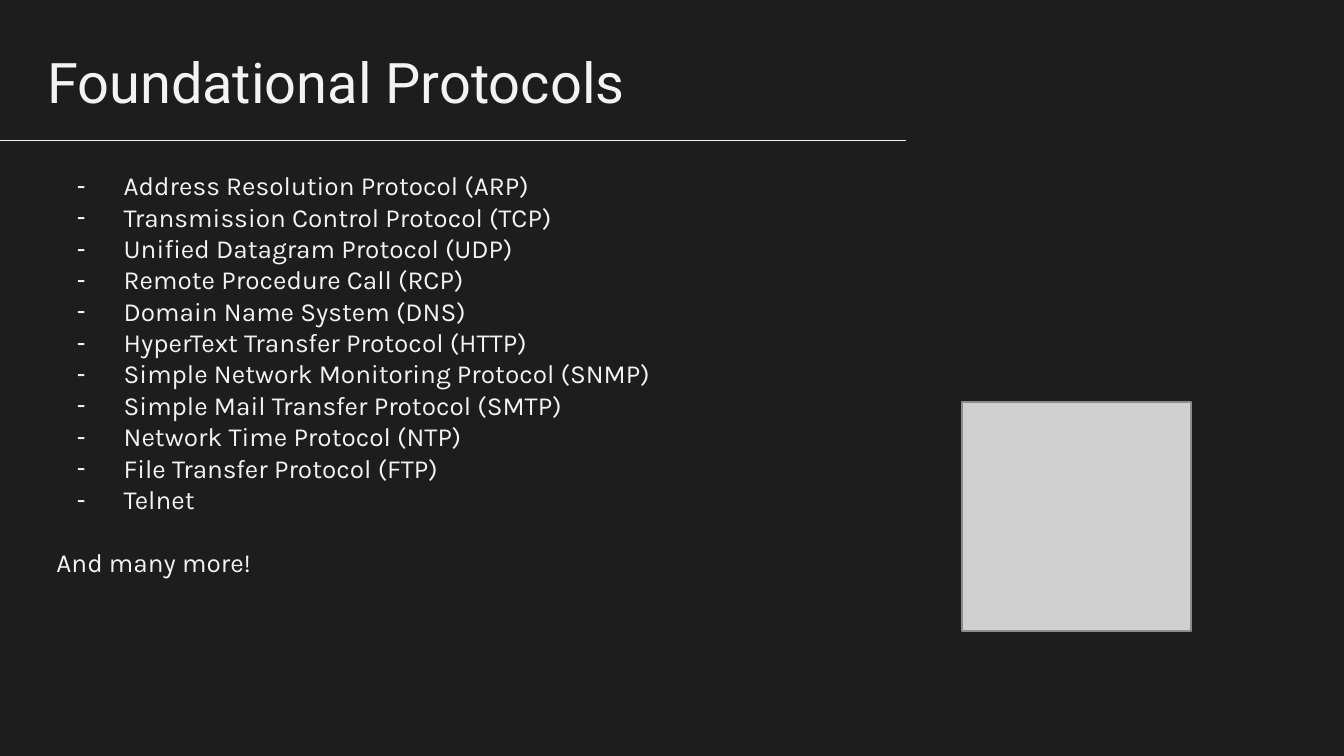
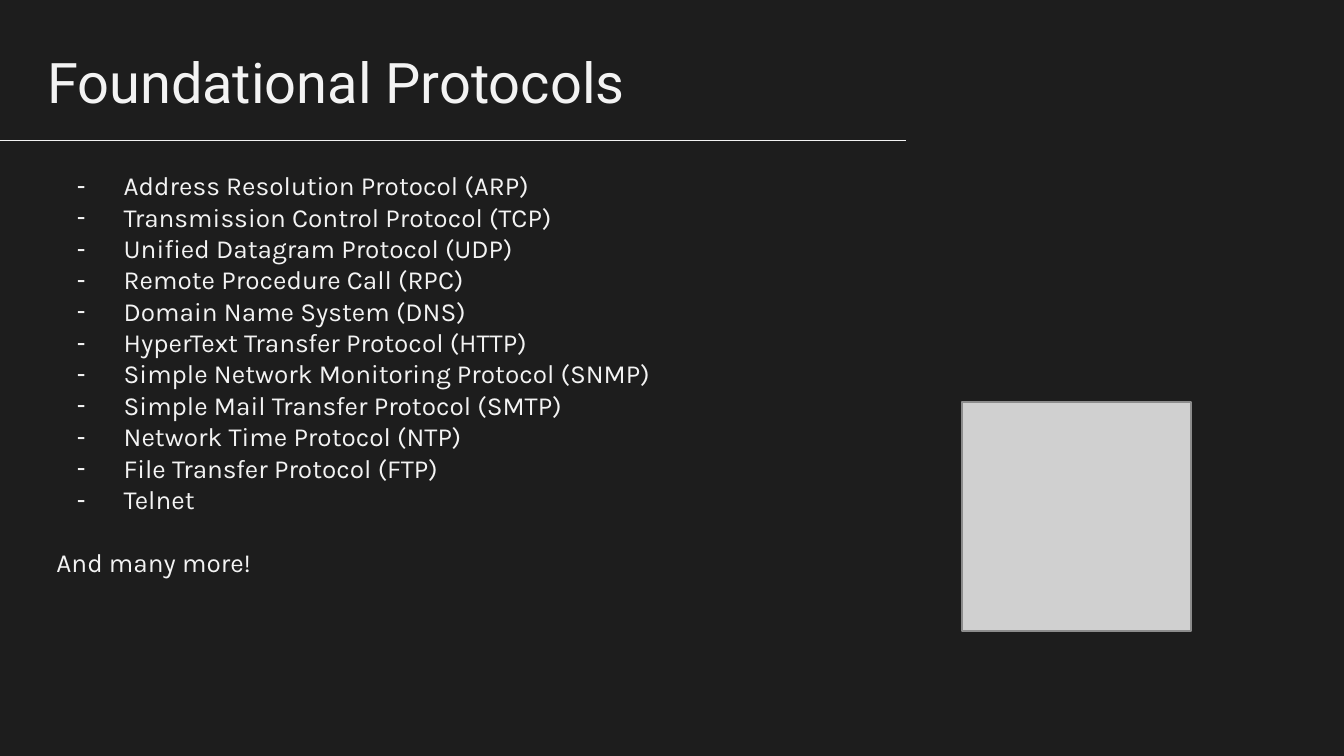
Before and after one commit to nico989/ProtocolsSecurityAssessmentUnitn, a slide deck: slide 13 of ProtocolsSecurityAssessmentUnitn.pptx. Drawn at 1344x756 pixels with LibreOffice and Linux fonts; fonts in the diff are those of the drawing; grey boxes stand for pictures. Boxes give left, top, right and bottom in pixels: in the first picture for what was removed or moved away, otherwise in the second. Text is boxed around its words. In the diff, an @@ line names an element or a change of style, - is before the commit and + after.

```diff
--- a/ProtocolsSecurityAssessmentUnitn.pptx
+++ b/ProtocolsSecurityAssessmentUnitn.pptx
@@ title at box(124, 270, 463, 292): text changed @@
-– Remote Procedure Call (RCP)
+– Remote Procedure Call (RPC)
```
Also in this commit, not shown: 3 other slides changed, 2 slides added.
